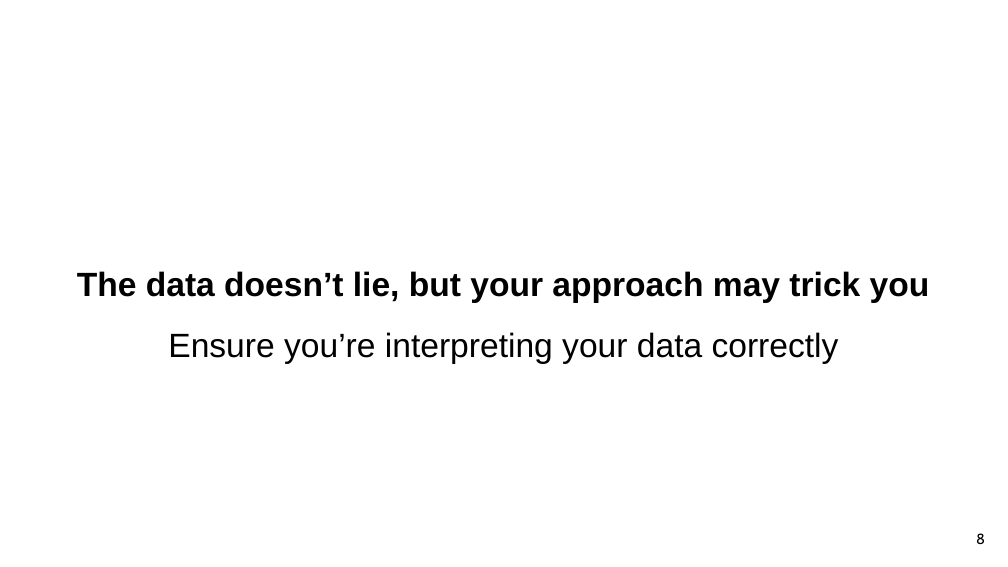
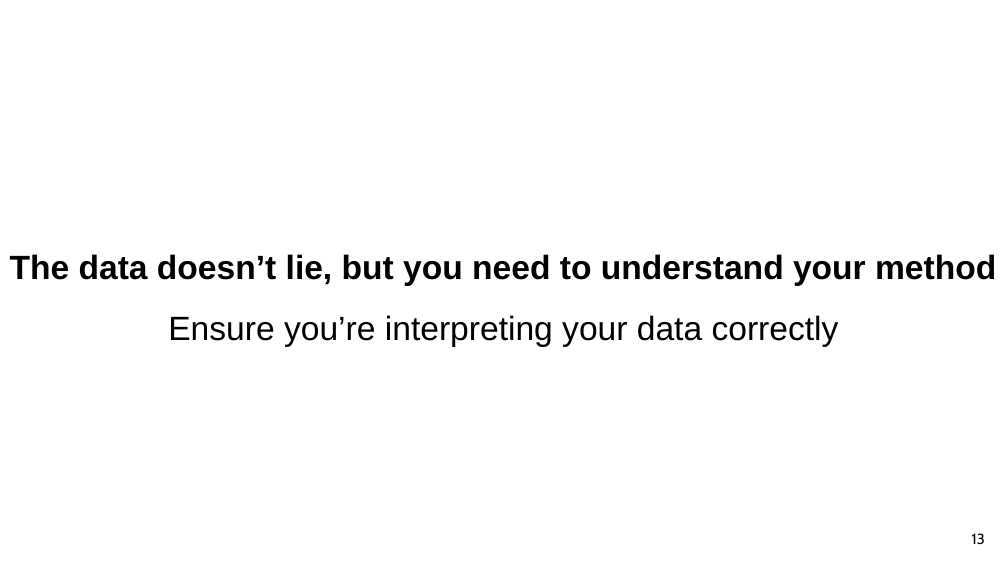
Before and after one commit to sabahzero/UPRM_QIIME2workshop, a slide deck: slide 14 of lectures/Lecture3_UlHasan.pptx (slide 9 before the commit). Drawn at 1008x567 pixels with LibreOffice and Linux fonts; fonts in the diff are those of the drawing. Boxes give left, top, right and bottom in pixels: in the first picture for what was removed or moved away, otherwise in the second. Text is boxed around its words. In the diff, an @@ line names an element or a change of style, - is before the commit and + after.

Commit message:
Update to Lecture 3

```diff
--- a/lectures/Lecture3_UlHasan.pptx
+++ b/lectures/Lecture3_UlHasan.pptx
@@ text "The data doesn’t lie, but ...": place and size @@
-text "The data doesn’t lie, but ..." at bbox=[77, 271, 930, 364]
+text "The data doesn’t lie, but ..." at bbox=[10, 254, 996, 347]
@@ text at bbox=[10, 254, 996, 286]: text changed @@
-The data doesn’t lie, but your approach may trick you
+The data doesn’t lie, but you need to understand your method
@@ page number at bbox=[972, 533, 985, 544]: text changed @@
-8
+13
```
Also in this commit, not shown: 1 other slide changed, 8 slides added, 4 slides removed, 2 other files.
